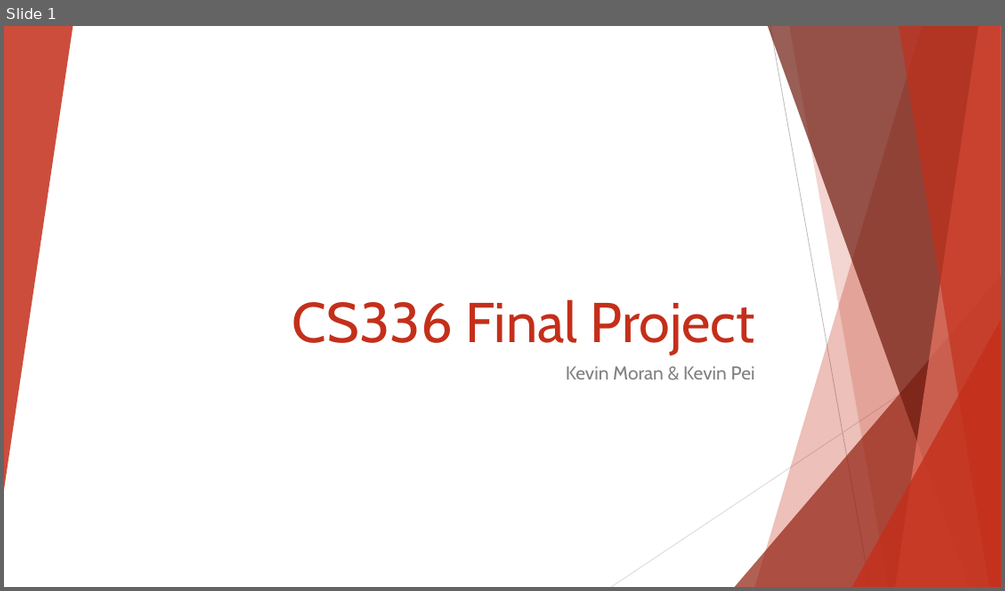
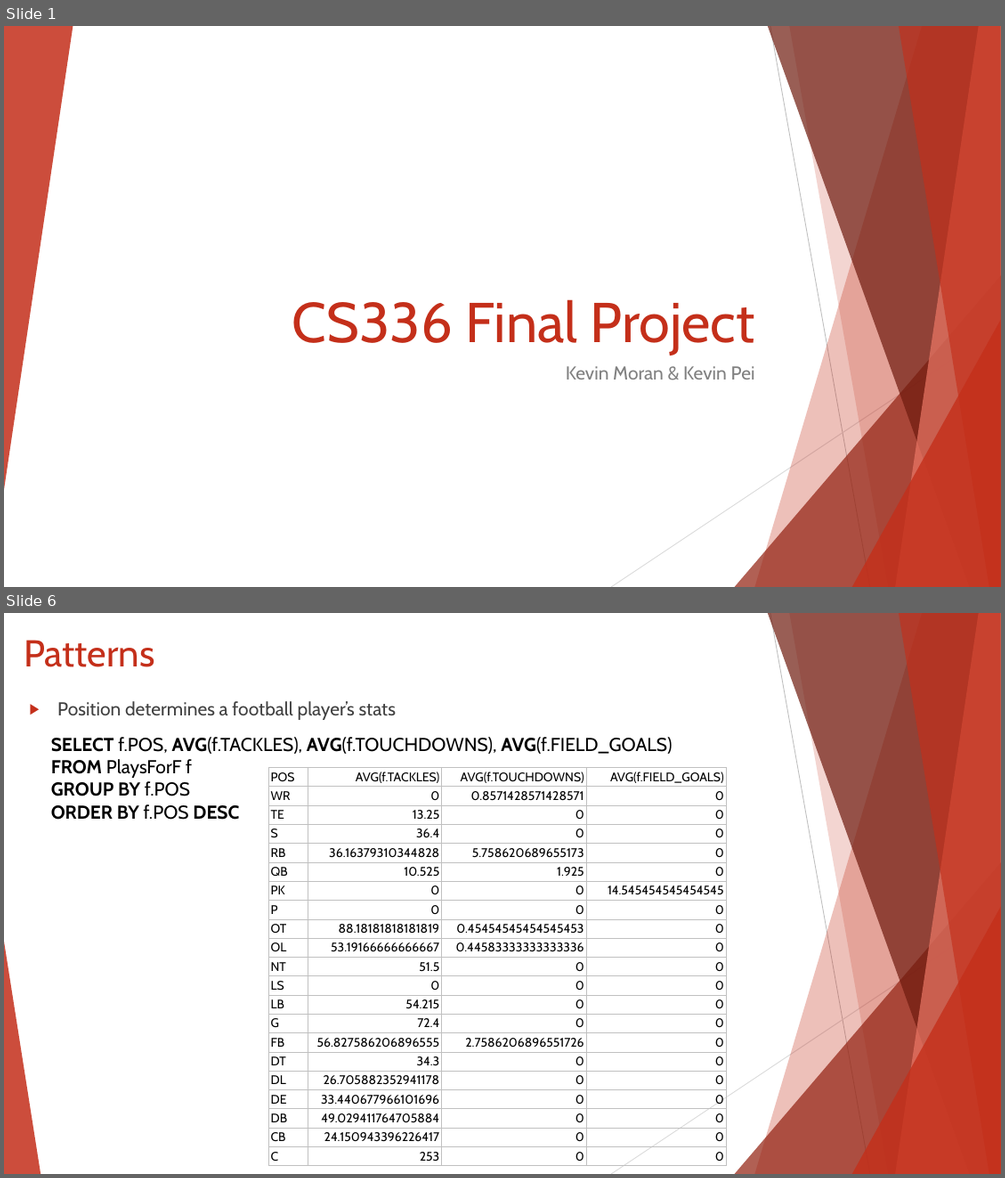
Before and after one commit to kevinpei/cs336finalproject, a slide deck: CS336 Final Project.pptx. Shown one above the other, each under a label of ours: slide 1 before the commit, slides 1 and 6 after it; the slides between them are not shown. The pictures are 1005x591 and 1005x1178 pixels, drawn with LibreOffice and Linux fonts; fonts in the diff are those of the drawing. Boxes give left, top, right and bottom in pixels: in the first picture for what was removed or moved away, otherwise in the second. Text is boxed around its words. In the diff, an @@ line names an element or a change of style, - is before the commit and + after.

```diff
--- a/CS336 Final Project.pptx
+++ b/CS336 Final Project.pptx
@@ slide 6 added at [4, 613, 1001, 1174], background #FFFFFF; not listed: 9 template elements that a slide beside it also shows @@
@@ text added at [24, 640, 154, 667], 36 pt, text #C42F1A @@
+Patterns
@@ text added at [57, 701, 396, 720], 18 pt, text #404040 @@
+▶ Position determines a football player’s stats
@@ text added at [51, 737, 672, 819], 18 pt, text #000000 @@
+SELECT f.POS, AVG(f.TACKLES), AVG(f.TOUCHDOWNS), AVG(f.FIELD_GOALS)
+FROM PlaysForF f
+GROUP BY f.POS
+ORDER BY f.POS DESC
@@ table added at [268, 767, 726, 1164], 21 rows, 4 columns @@
+POS | AVG(f.TACKLES) | AVG(f.TOUCHDOWNS) | AVG(f.FIELD_GOALS)
+WR | 0 | 0.8571428571428571 | 0
+TE | 13.25 | 0 | 0
+S | 36.4 | 0 | 0
+RB | 36.16379310344828 | 5.758620689655173 | 0
+QB | 10.525 | 1.925 | 0
+PK | 0 | 0 | 14.545454545454545
+P | 0 | 0 | 0
+OT | 88.18181818181819 | 0.45454545454545453 | 0
+OL | 53.19166666666667 | 0.44583333333333336 | 0
+NT | 51.5 | 0 | 0
+LS | 0 | 0 | 0
+LB | 54.215 | 0 | 0
+G | 72.4 | 0 | 0
+FB | 56.827586206896555 | 2.7586206896551726 | 0
+DT | 34.3 | 0 | 0
+DL | 26.705882352941178 | 0 | 0
+DE | 33.440677966101696 | 0 | 0
+DB | 49.029411764705884 | 0 | 0
+CB | 24.150943396226417 | 0 | 0
+C | 253 | 0 | 0
@@ triangle added at [4, 941, 40, 1174], fill #C42F1A at 85% opacity @@
```
Also in this commit, not shown: 2 slides changed, 8 other slides added, 1 slide removed, 18 other files.
